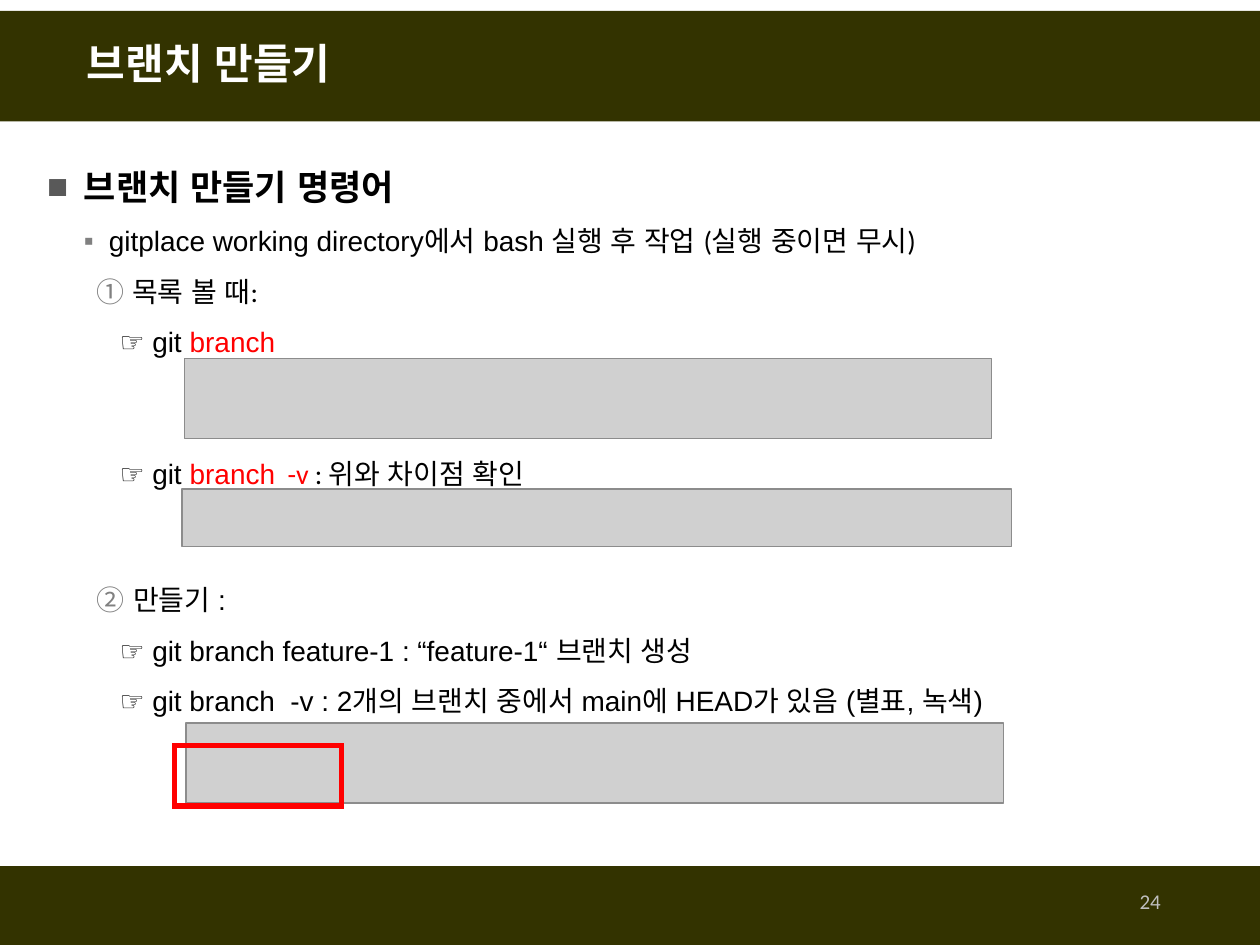
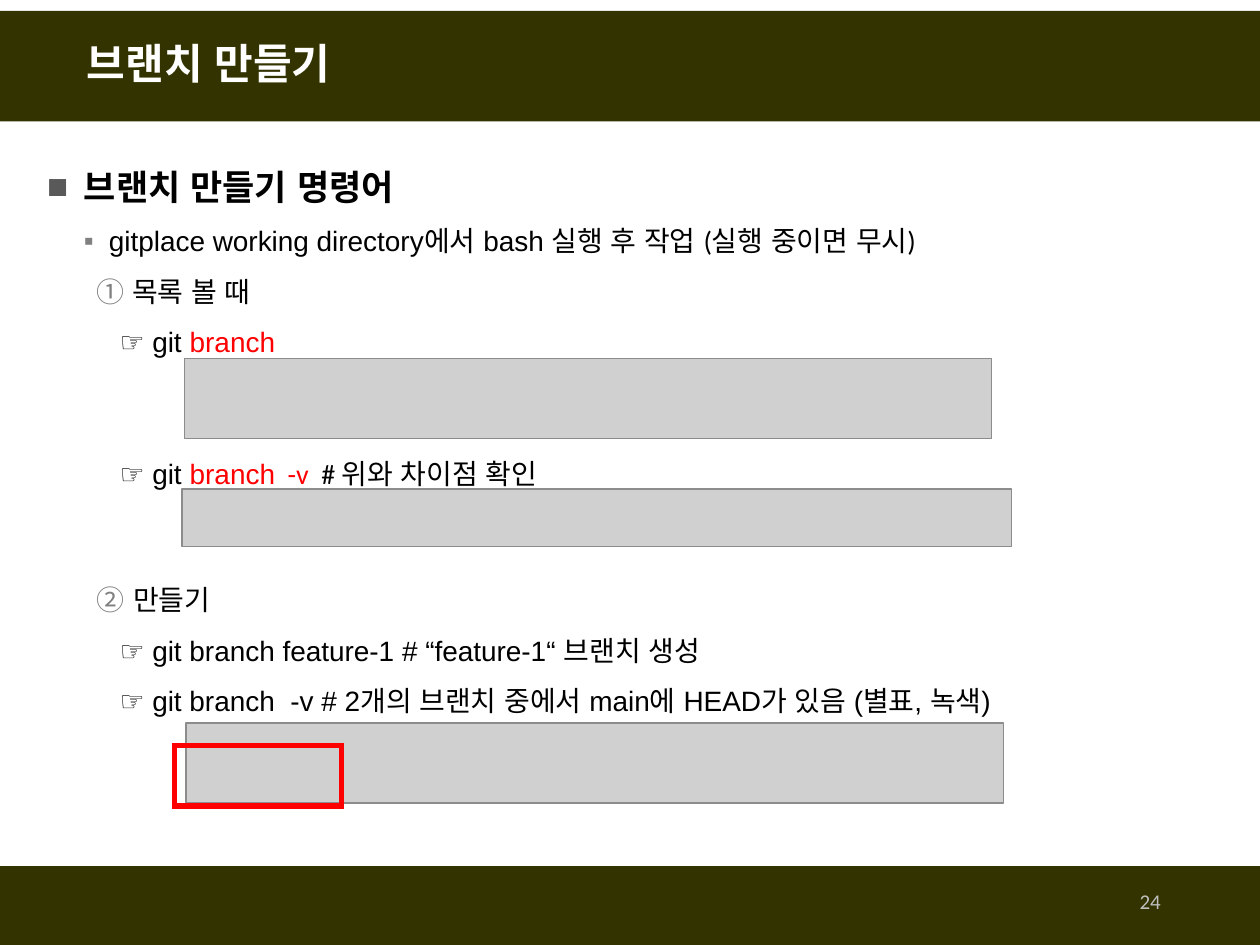
Before and after one commit to fasthill/github-lecture, a slide deck: slide 24 of git및github첫걸음-git사용하기.pptx. Drawn at 1260x945 pixels with LibreOffice and Linux fonts; fonts in the diff are those of the drawing; grey boxes stand for pictures. Boxes give left, top, right and bottom in pixels: in the first picture for what was removed or moved away, otherwise in the second. Text is boxed around its words. In the diff, an @@ line names an element or a change of style, - is before the commit and + after.

```diff
--- a/git및github첫걸음-git사용하기.pptx
+++ b/git및github첫걸음-git사용하기.pptx
@@ text at <box>132,279,251,305</box>: text changed @@
-  1. 목록 볼 때:
+  1. 목록 볼 때
@@ text at <box>133,460,991,717</box>: text changed @@
-  ☞ git branch -v : 위와 차이점 확인
-  2. 만들기 :
-  ☞ git branch feature-1 : “feature-1“ 브랜치 생성
-  ☞ git branch -v : 2개의 브랜치 중에서 main에 HEAD가 있음 (별표, 녹색)
+  ☞ git branch -v # 위와 차이점 확인
+  2. 만들기
+  ☞ git branch feature-1 # “feature-1“ 브랜치 생성
+  ☞ git branch -v # 2개의 브랜치 중에서 main에 HEAD가 있음 (별표, 녹색)
```
Also in this commit, not shown: 39 other slides changed, 2 slides added, 1 slide removed.
